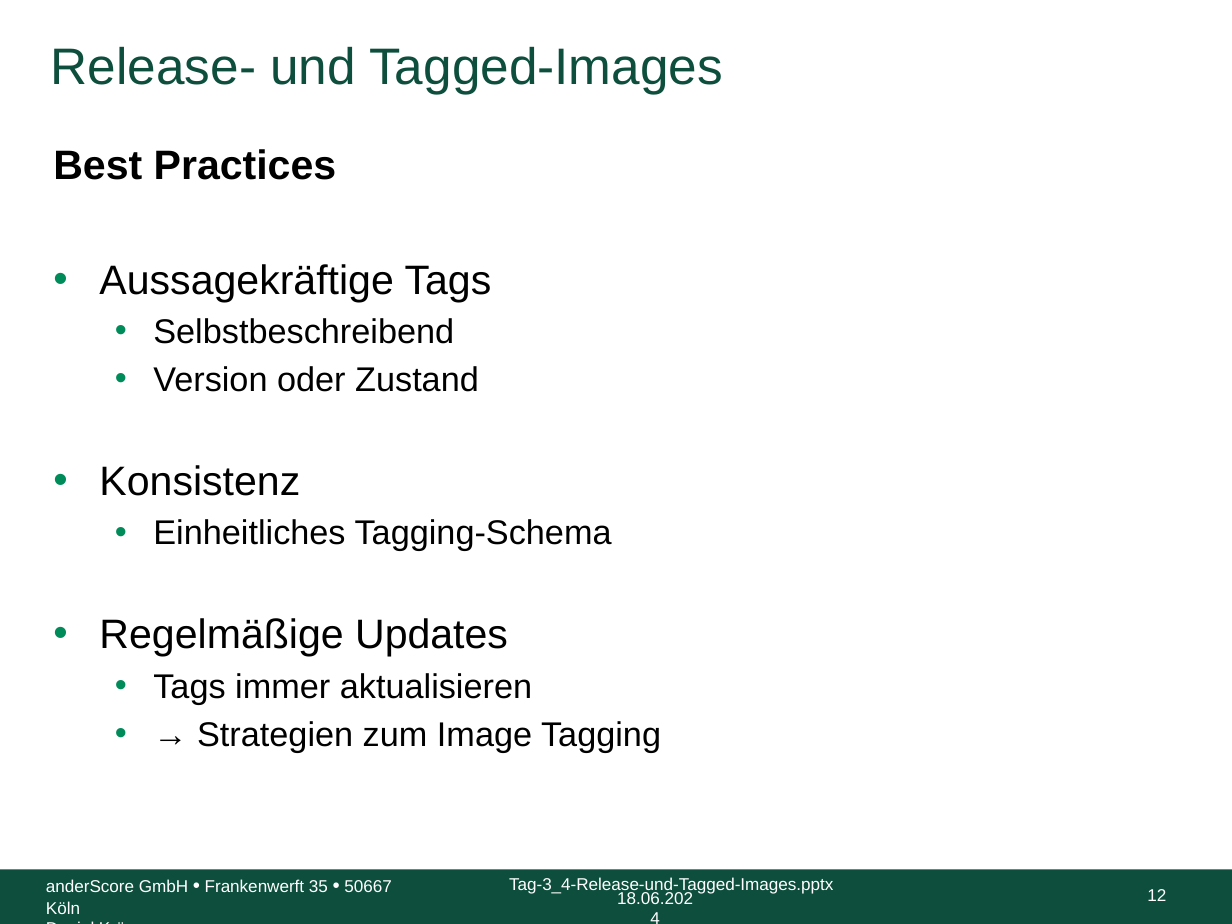
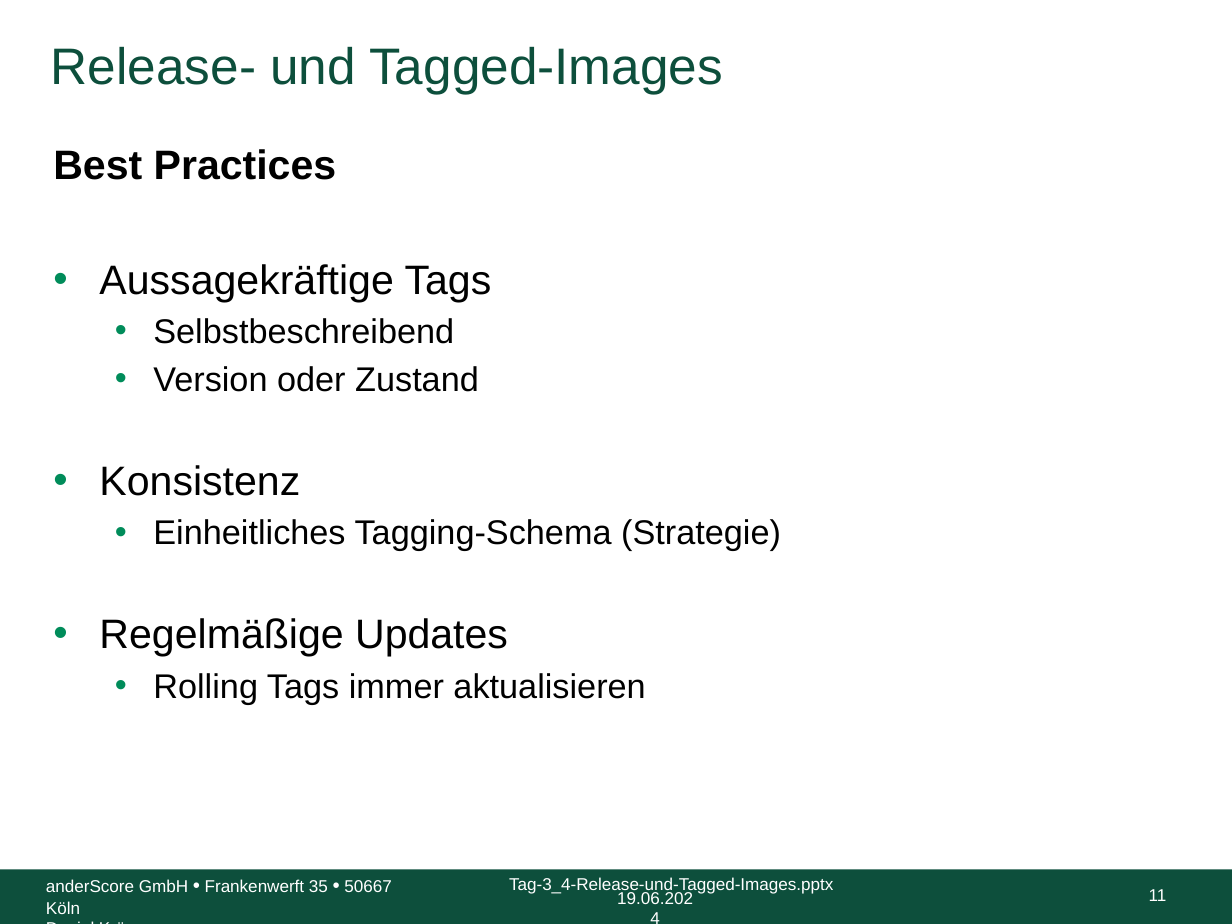
Before and after one commit to anderscore-gmbh/gitlab, a slide deck: slide 11 of slides/Tag-3_4-Release-und-Tagged-Images.pptx (slide 12 before the commit). Drawn at 1232x924 pixels with LibreOffice and Linux fonts; fonts in the diff are those of the drawing; background and template pictures are left out. Boxes give left, top, right and bottom in pixels: in the first picture for what was removed or moved away, otherwise in the second. Text is boxed around its words. In the diff, an @@ line names an element or a change of style, - is before the commit and + after.

```diff
--- a/slides/Tag-3_4-Release-und-Tagged-Images.pptx
+++ b/slides/Tag-3_4-Release-und-Tagged-Images.pptx
@@ text at (153, 519, 781, 551): text changed @@
-  • Einheitliches Tagging-Schema
+  • Einheitliches Tagging-Schema (Strategie)
@@ text at (153, 673, 645, 704): text changed @@
-  • Tags immer aktualisieren
-  • → Strategien zum Image Tagging
+  • Rolling Tags immer aktualisieren
@@ text at (617, 892, 693, 904): text changed @@
-18.06.2024
+19.06.2024
@@ page number at (1149, 889, 1167, 901): text changed @@
-12
+11
```
Also in this commit, not shown: 36 other slides changed, 1 slide removed, 5 other files.
